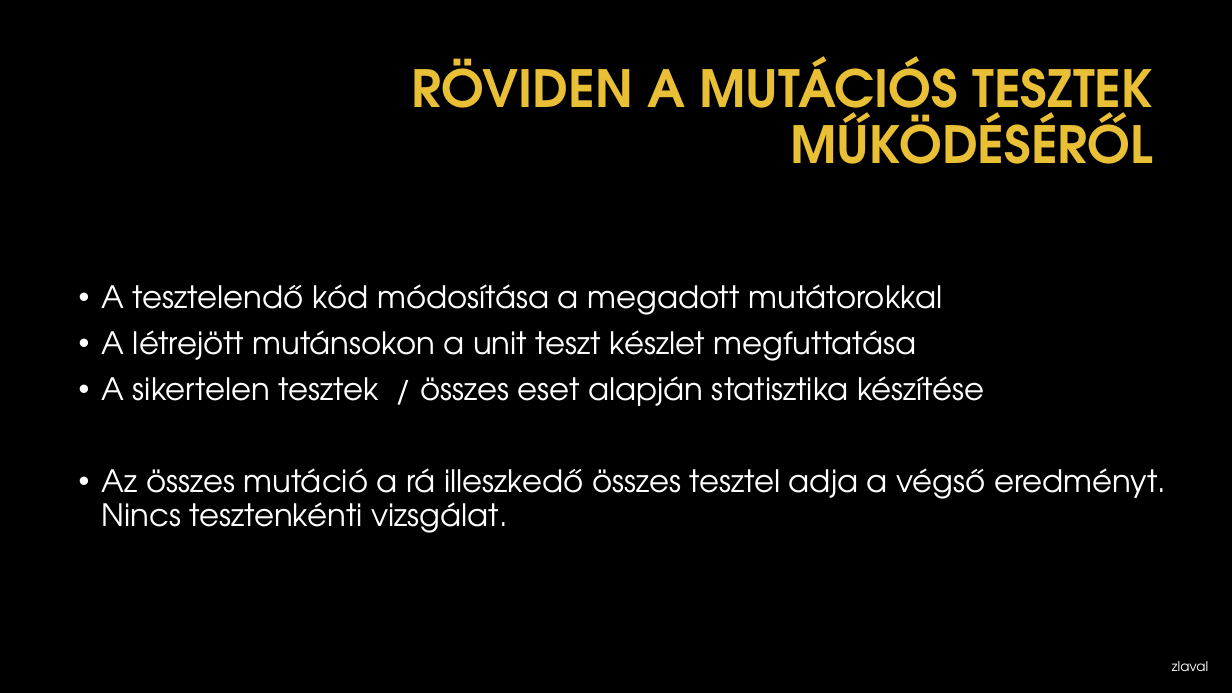
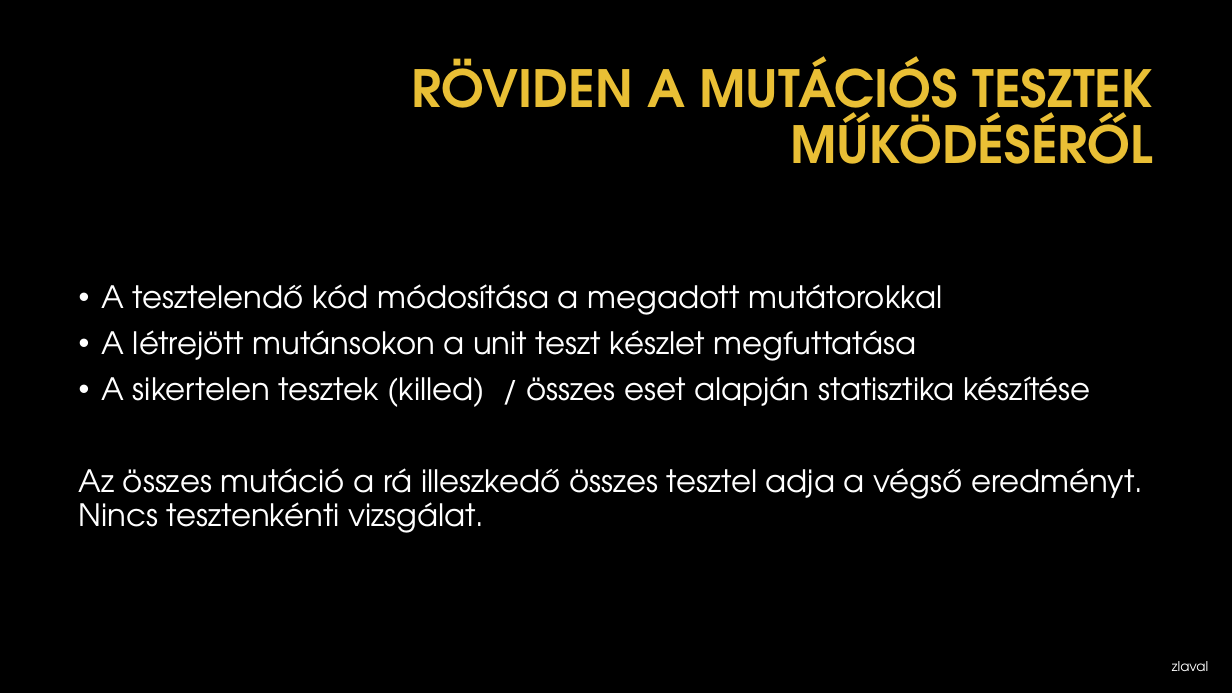
Before and after one commit to zlaval/mutation-test-presentation, a slide deck: slide 5 of doc/presentation-mutation.pptx. Drawn at 1232x693 pixels with LibreOffice and Linux fonts; fonts in the diff are those of the drawing; background and template pictures are left out. Boxes give left, top, right and bottom in pixels: in the first picture for what was removed or moved away, otherwise in the second. Text is boxed around its words. In the diff, an @@ line names an element or a change of style, - is before the commit and + after.

Commit message:
doc: update presentation

```diff
--- a/doc/presentation-mutation.pptx
+++ b/doc/presentation-mutation.pptx
@@ text at bbox=[102, 376, 1090, 407]: text changed @@
-• A sikertelen tesztek / összes eset alapján statisztika készítése
+• A sikertelen tesztek (killed) / összes eset alapján statisztika készítése
@@ text at bbox=[79, 468, 1143, 533]: bullet • to none @@
```
Also in this commit, not shown: 6 other slides changed.
